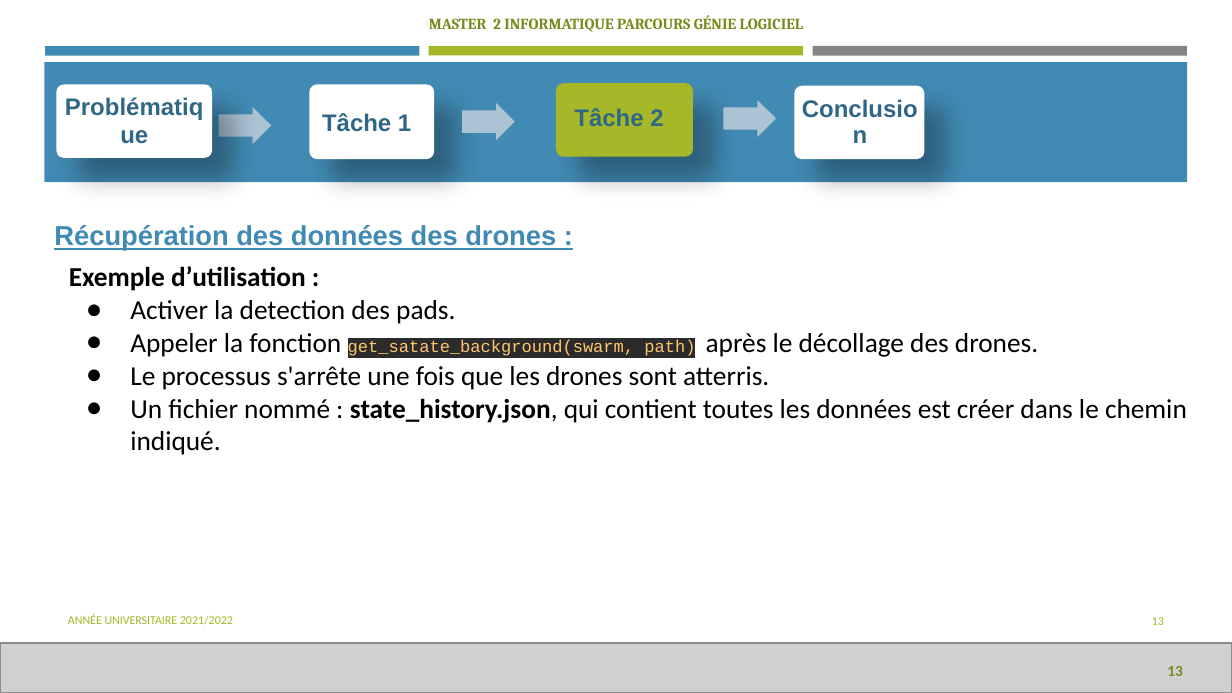
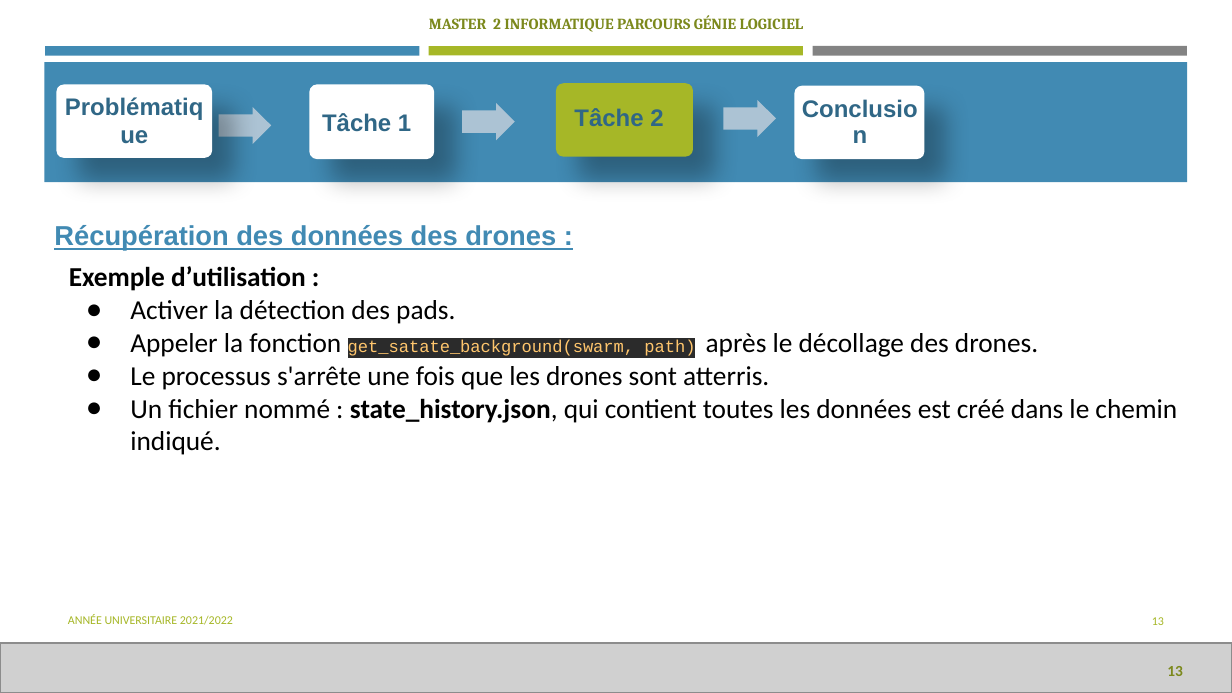
Before and after one commit to Hammoudi-Said/Drone-Swarming, a slide deck: slide 13 of doc/drone_swarming_presentation.pptx. Drawn at 1232x693 pixels with LibreOffice and Linux fonts; fonts in the diff are those of the drawing; grey boxes stand for pictures. Boxes give left, top, right and bottom in pixels: in the first picture for what was removed or moved away, otherwise in the second. Text is boxed around its words. In the diff, an @@ line names an element or a change of style, - is before the commit and + after.

Commit message:
doc: update ppt

```diff
--- a/doc/drone_swarming_presentation.pptx
+++ b/doc/drone_swarming_presentation.pptx
@@ text at [130,300,455,324]: text changed @@
-● Activer la detection des pads.
+● Activer la détection des pads.
@@ text at [130,398,1177,455]: text changed @@
-● Un fichier nommé : state_history.json, qui contient toutes les données est créer dans le chemin indiqué.
+● Un fichier nommé : state_history.json, qui contient toutes les données est créé dans le chemin indiqué.
```
Also in this commit, not shown: 3 other slides changed, 2 other files.
